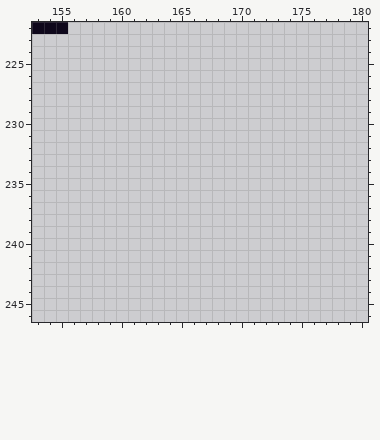
One commit to this pixel-art file: BurningKnight/Content/Animations/items.ase. Above, as it was before the edit.
256x476 pixels, 1 frame. Shown: x 153..180, y 222..246.
After the commit:
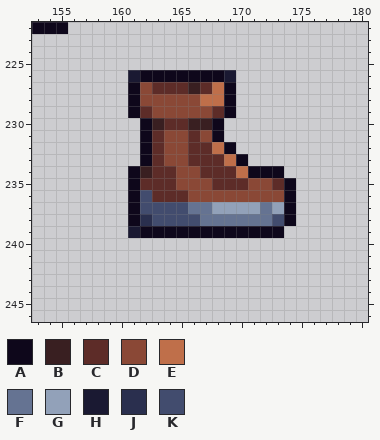
Palette (. is transparent): A #0e071b  B #391f21  C #5d2c28  D #8a4836  E #bf6f4a  F #657392  G #92a1b9  H #1a1932  J #2a2f4e  K #424c6e
The exact change:
Colour A now appears in row 226 at x 162 to 168; in rows 227 to 229 at x 161 and 169; in rows 230 to 231 at x 162 and 168; in row 232 at x 162 and 169; in row 233 at x 162 and 170; in row 234 at x 161 and 171 to 173.
Colour A now appears in rows 235 to 238 at x 161 and 174; in row 239 at x 162 to 173.
Colour B now appears in row 227 at x 166; in row 230 at x 163 and 166 to 167; in row 234 at x 162.
Colour C now appears in row 227 at x 163 to 165 and 167; in row 229 at x 162 and 168; in row 230 at x 164 to 165; in row 231 at x 163 and 166; in row 232 at x 163 and 166 to 167; in row 233 at x 163 and 166 to 168.
Colour C now appears in row 234 at x 163 to 164 and 167 to 169; in row 235 at x 162 to 164, 168 to 170 and 173; in row 236 at x 163 to 165.
Colour D now appears in row 227 at x 162; in row 228 at x 162 to 166; in row 229 at x 163 to 167; in row 231 at x 164 to 165 and 167; in rows 232 to 233 at x 164 to 165; in row 234 at x 165 to 166.
Colour D now appears in row 235 at x 165 to 167 and 171 to 172; in row 236 at x 166 to 173.
Colour E now appears in row 227 at x 168; in row 228 at x 167 to 168; in row 232 at x 168; in row 233 at x 169; in row 234 at x 170.
Colour F now appears in row 237 at x 166 to 167 and 172; in row 238 at x 167 to 172.
Colour G now appears in row 237 at x 168 to 171 and 173.
Colour H now appears in row 226 at x 161 and 169; in row 239 at x 161.
Colour J now appears in row 238 at x 162.
Colour K now appears in row 236 at x 162; in row 237 at x 162 to 165; in row 238 at x 163 to 166 and 173.
Boxes around the changes in both pictures, in picture pixels (x1, y1, x2, y2):
added: (128, 70, 296, 238)
